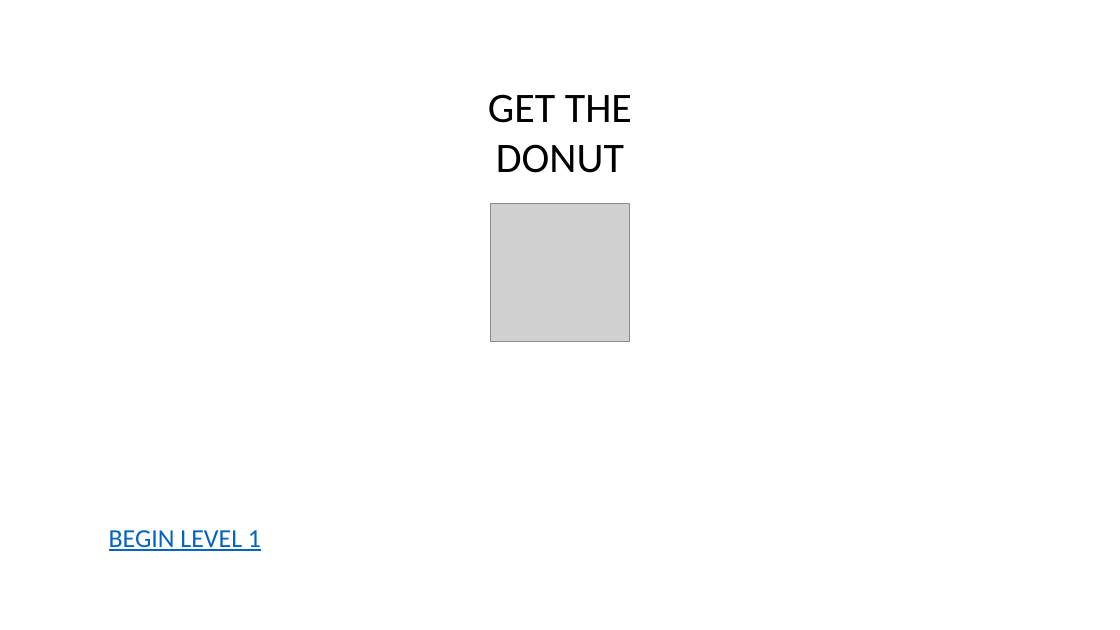
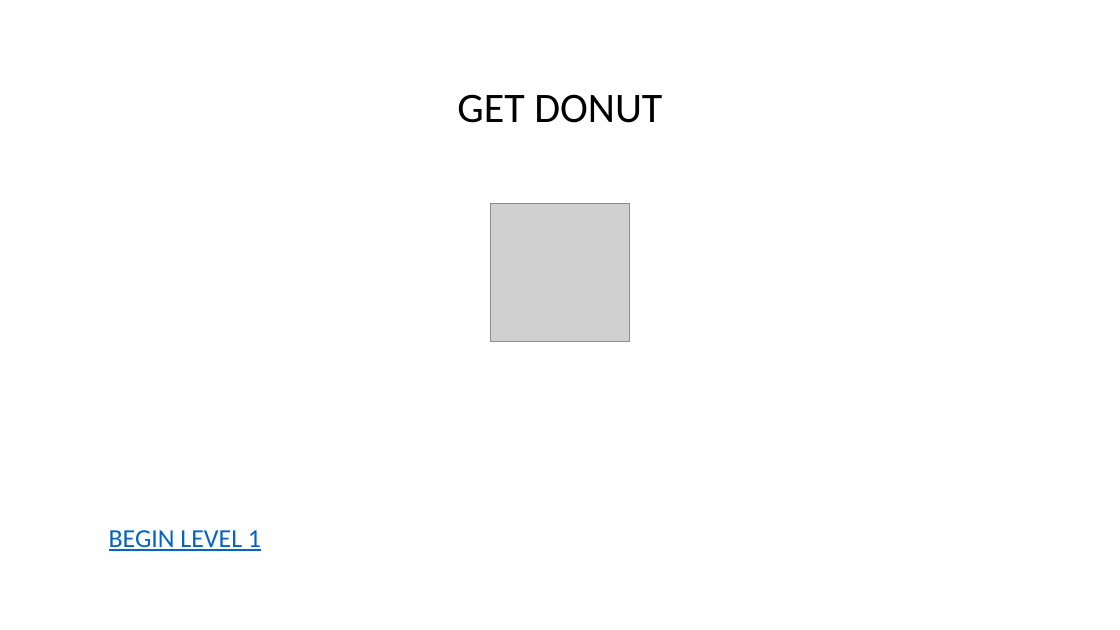
Before and after one commit to RIDENTEM/ppJam2019, a slide deck: slide 1 of ppJam.pptm. Drawn at 1120x630 pixels with LibreOffice and Linux fonts; fonts in the diff are those of the drawing; grey boxes stand for pictures. Boxes give left, top, right and bottom in pixels: in the first picture for what was removed or moved away, otherwise in the second. Text is boxed around its words. In the diff, an @@ line names an element or a change of style, - is before the commit and + after.

```diff
--- a/ppJam.pptm
+++ b/ppJam.pptm
@@ text at (x1=457, y1=94, x2=662, y2=123): text changed @@
-GET THE DONUT
+GET DONUT
```
Also in this commit, not shown: 6 other slides changed, 3 slides added, 1 slide removed.
